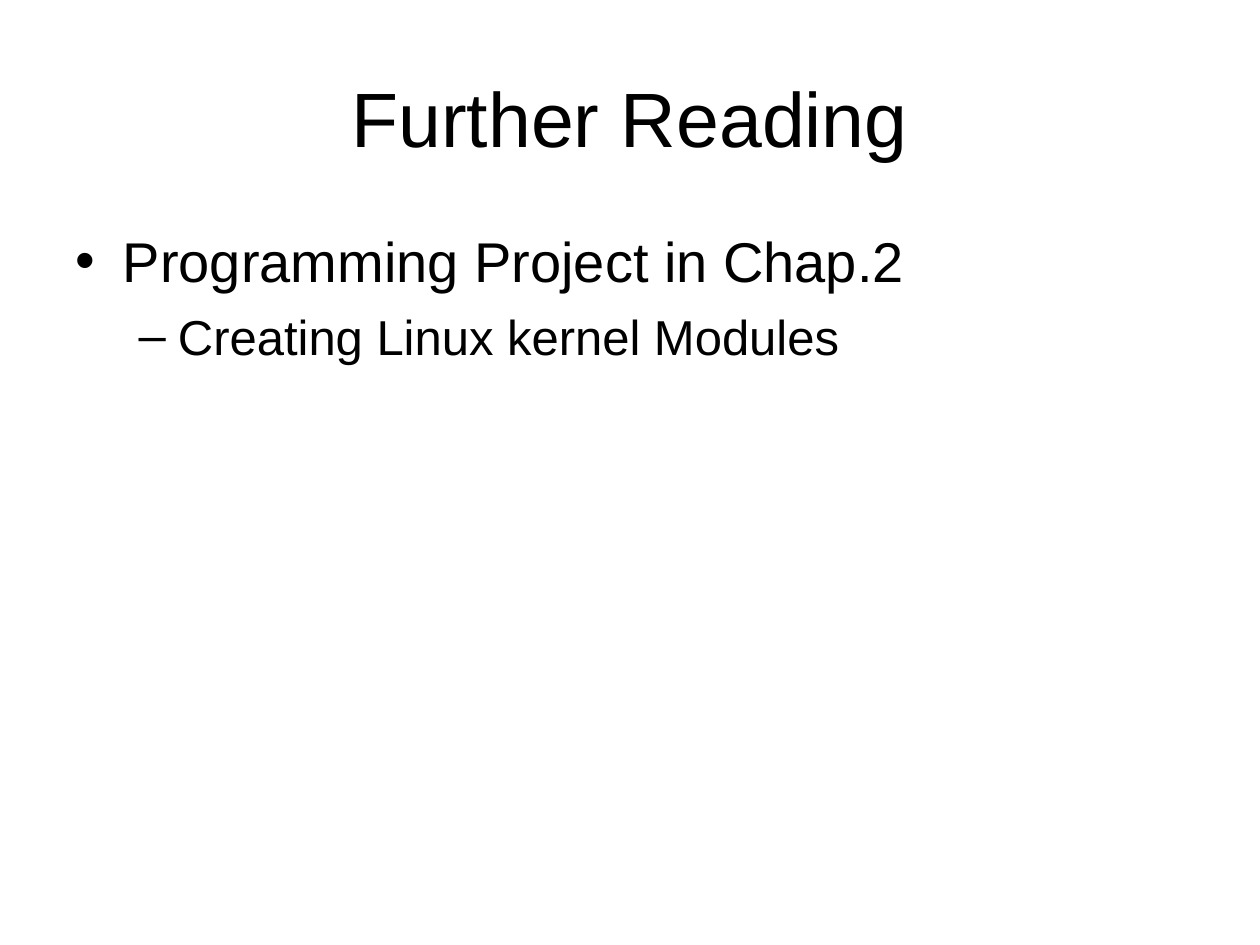
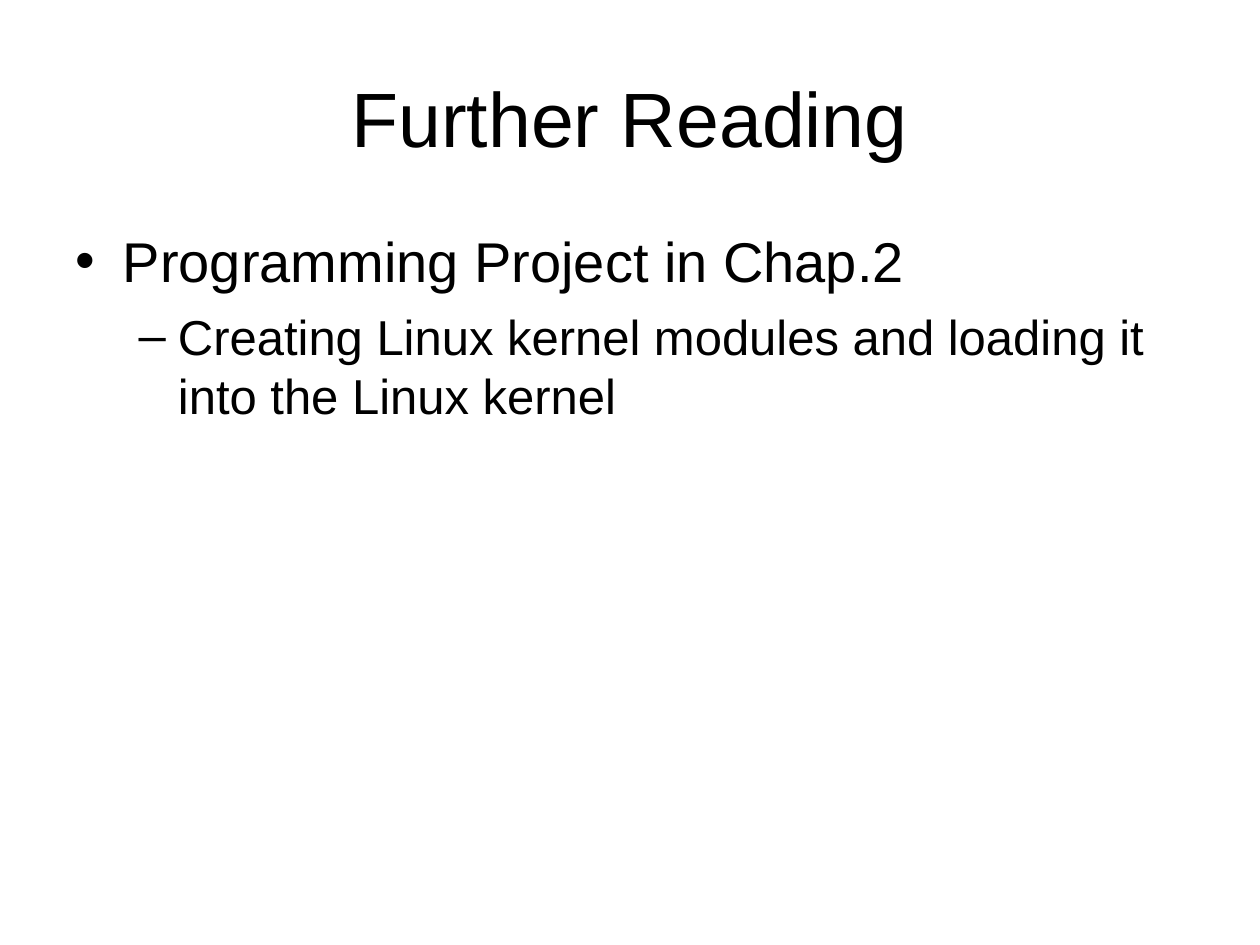
Before and after one commit to chriswjh/chriswjh.github.io, a slide deck: slide 16 of OSu/Ex01.ppt. Drawn at 1260x945 pixels with LibreOffice and Linux fonts; fonts in the diff are those of the drawing. Boxes give left, top, right and bottom in pixels: in the first picture for what was removed or moved away, otherwise in the second. Text is boxed around its words. In the diff, an @@ line names an element or a change of style, - is before the commit and + after.

```diff
--- a/OSu/Ex01.ppt
+++ b/OSu/Ex01.ppt
@@ text at box(178, 319, 1143, 415): text changed @@
-  – Creating Linux kernel Modules
+  – Creating Linux kernel modules and loading it into the Linux kernel
```
Also in this commit, not shown: 8 other slides changed, 2 slides added, 2 slides removed.
